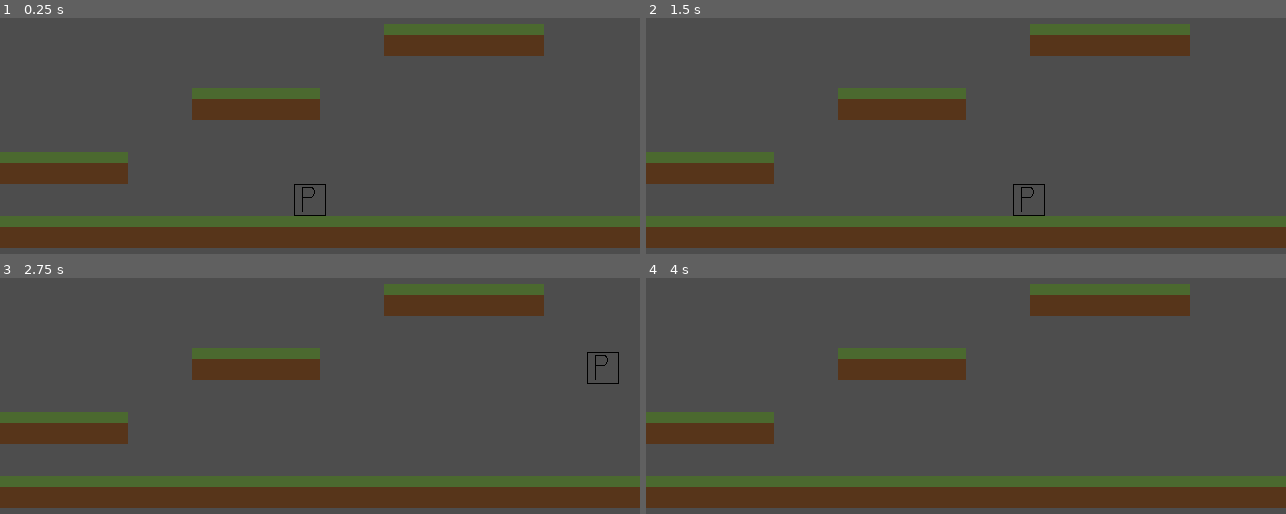
Above: before the commit, frames 1-4 (two rows, left to right).
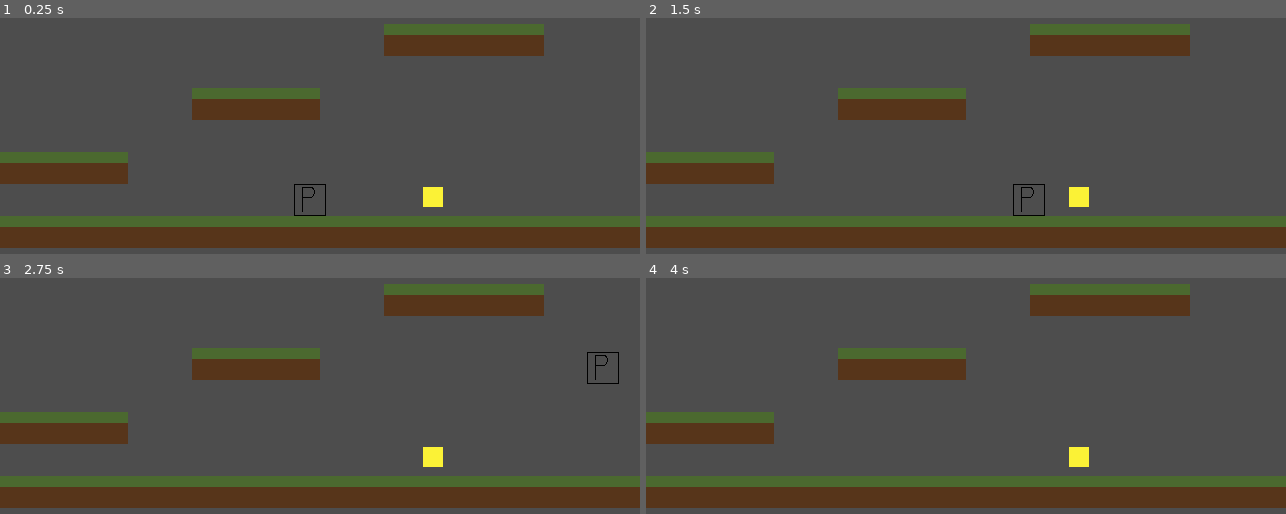
Above: after the commit, the same moments.

Repository: Kingslayer059/devlup-jam-2026
Game: Godot game, scene res://scenes/dummy/player/player_test.tscn
The game is run twice, just before and just after one commit, with the same random seed, the same clock (stepped at 60 frames per second) and the same inputs. This scene is started directly instead of the project's main scene.
Inputs:
- Up to frame 1 (0.25 s): no input
- Up to frame 2 (1.5 s): tap Enter at 0.5 s; hold A (move) 0.53-1.28 s; hold Right (move_right) from 0.53 s (still down); tap Space (jump) at 0.77, 1.07, 1.25 s; tap E (interact, bound only after the commit) at 0.8, 1.35 s
- Up to frame 3 (2.75 s): tap Space (jump) at 1.52, 1.55, 1.82 s; release Right (move_right) at 2.03 s; hold Space (jump) from 2.03 s (still down); tap A (move) at 2.3 s
- Up to frame 4 (4 s): release Space (jump) at 2.78 s; hold Right (move_right) from 2.78 s (still down); tap A (move) at 2.85 s; tap Space (jump) at 3.02, 3.32 s; tap E (interact, bound only after the commit) at 3.05, 3.6 s; tap Enter at 3.5 s; hold Space (jump) from 3.53 s (still down)

The runs differ from the first frame. In frame 1, 0.3% of the frame differs, in the area x 66-70%, y 71-81%; in frame 2, 0.3%; in frame 3, 0.3%; in frame 4, 0.3%.

Commit message:
Added Interatable and Seed Pickup

Diff:
--- /dev/null
+++ b/classes/global.gd
@@ -0,0 +1,3 @@
+extends Node
+
+signal player_carry(item: Interactable, scene: PackedScene)
--- /dev/null
+++ b/classes/interactable.gd
@@ -0,0 +1,5 @@
+class_name Interactable
+extends Area2D
+
+func interact() -> void:
+	pass
--- a/project.godot
+++ b/project.godot
@@ -14,6 +14,10 @@
 run/main_scene="uid://dcjeym8546buy"
 config/features=PackedStringArray("4.7", "GL Compatibility")
 config/icon="res://icon.svg"
+
+[autoload]
+
+Global="*uid://odyrnbpqrxkc"
 
 [debug]
 
@@ -57,11 +61,17 @@
 "events": [Object(InputEventKey,"resource_local_to_scene":false,"resource_name":"","device":-1,"window_id":0,"alt_press …(191 unchanged characters)…
 ]
 }
+interact={
+"deadzone": 0.2,
+"events": [Object(InputEventKey,"resource_local_to_scene":false,"resource_name":"","device":-1,"window_id":0,"alt_pressed":false,"shift_pressed":false,"ctrl_pressed":false,"meta_pressed":false,"pressed":false,"keycode":0,"physical_keycode":69,"key_label":0,"unicode":101,"location":0,"echo":false,"script":null)
+]
+}
 
 [layer_names]
 
 2d_physics/layer_1="Player"
 2d_physics/layer_2="Ground"
+2d_physics/layer_3="Interactable"
 
 [physics]
 
--- a/scenes/dummy/player/player_test.tscn
+++ b/scenes/dummy/player/player_test.tscn
@@ -2,6 +2,7 @@
 
 [ext_resource type="PackedScene" uid="uid://c70btmm5lk4qp" path="res://scenes/dummy/player/dummy_tileset.tscn" id="1_rn3le"]
 [ext_resource type="PackedScene" uid="uid://d2pdj71x7vy3t" path="res://scenes/player/player.tscn" id="2_i4q81"]
+[ext_resource type="PackedScene" uid="uid://ux4khvu53ltx" path="res://scenes/items/seed/seed.tscn" id="3_ue5er"]
 
 [node name="PlayerTest" type="Node2D" unique_id=67895782]
 
@@ -10,3 +11,6 @@
 
 [node name="Player" parent="." unique_id=1394662000 instance=ExtResource("2_i4q81")]
 position = Vector2(310, 279)
+
+[node name="Seed" parent="." unique_id=1744408064 instance=ExtResource("3_ue5er")]
+position = Vector2(433, 301)
--- /dev/null
+++ b/scenes/items/item.gd
@@ -0,0 +1,2 @@
+class_name Item
+extends Interactable
--- /dev/null
+++ b/scenes/items/seed/seed.gd
@@ -0,0 +1,6 @@
+extends Item
+
+@onready var seed_scene: PackedScene = preload("res://scenes/items/seed/seed.tscn")
+
+func interact() -> void:
+	Global.player_carry.emit(self, seed_scene)
--- /dev/null
+++ b/scenes/items/seed/seed.tscn
@@ -0,0 +1,18 @@
+[gd_scene format=3 uid="uid://ux4khvu53ltx"]
+
+[ext_resource type="Script" uid="uid://befe0sa32m2f2" path="res://scenes/items/seed/seed.gd" id="1_yhatw"]
+[ext_resource type="Texture2D" uid="uid://dynupeqduore5" path="res://scenes/items/seed/seed.png" id="2_8eyoe"]
+
+[sub_resource type="CircleShape2D" id="CircleShape2D_0pwdi"]
+radius = 23.0
+
+[node name="Seed" type="Area2D" unique_id=1744408064]
+collision_layer = 4
+script = ExtResource("1_yhatw")
+
+[node name="Sprite2D" type="Sprite2D" parent="." unique_id=2010974282]
+texture_filter = 1
+texture = ExtResource("2_8eyoe")
+
+[node name="CollisionShape2D" type="CollisionShape2D" parent="." unique_id=1479762793]
+shape = SubResource("CircleShape2D_0pwdi")
--- a/scenes/player/player.gd
+++ b/scenes/player/player.gd
@@ -5,8 +5,48 @@
 @export var jump_speed := 800
 @export var gravity := 60
 
+@onready var interact: Area2D = %Interact
+
+var is_carrying := false
+var direction: Vector2:
+	set(_direction):
+		direction = _direction
+		if direction != Vector2.ZERO:
+			last_direction = direction
+	get:
+		return direction
+var last_direction := Vector2.ZERO
+
+func _ready() -> void:
+	Global.player_carry.connect(on_player_carry)
+
 func _physics_process(_delta: float) -> void:
 	if !is_on_floor():
 		velocity.y += gravity
 
 	move_and_slide()
+
+	if last_direction == Vector2.RIGHT:
+		interact.position.x = abs(interact.position.x)
+	if last_direction == Vector2.LEFT:
+		interact.position.x = -abs(interact.position.x)
+
+	if Input.is_action_just_pressed("interact"):
+		var areas := interact.get_overlapping_areas()
+		if areas.size() > 0:
+			var area: Variant = areas.front()
+			if area is Interactable:
+				var interactable: Interactable = areas.front() as Interactable
+				interactable.interact()
+
+
+func on_player_carry(item: Item, scene: PackedScene) -> void:
+	if is_carrying:
+		return
+	is_carrying = true
+	item.queue_free()
+	get_node(item.get_path())
+
+	var new_item: Item = scene.instantiate()
+	add_child(new_item)
+	new_item.position = Vector2(0, -20)
--- a/scenes/player/player.tscn
+++ b/scenes/player/player.tscn
@@ -10,9 +10,13 @@
 [sub_resource type="RectangleShape2D" id="RectangleShape2D_gmlin"]
 size = Vector2(32, 32)
 
+[sub_resource type="CircleShape2D" id="CircleShape2D_q1c3b"]
+radius = 23.021729
+
 [node name="Player" type="CharacterBody2D" unique_id=1394662000]
+z_index = 1
 texture_filter = 1
-collision_mask = 2
+collision_mask = 6
 script = ExtResource("1_8afob")
 
 [node name="Sprite2D" type="Sprite2D" parent="." unique_id=203436984]
@@ -39,3 +43,11 @@
 unique_name_in_owner = true
 script = ExtResource("6_qek5x")
 player = NodePath("../..")
+
+[node name="Interact" type="Area2D" parent="." unique_id=1603593541]
+unique_name_in_owner = true
+position = Vector2(16, 0)
+collision_mask = 4
+
+[node name="CollisionShape2D" type="CollisionShape2D" parent="Interact" unique_id=1462782512]
+shape = SubResource("CircleShape2D_q1c3b")
--- a/scenes/player/states/player_jump.gd
+++ b/scenes/player/states/player_jump.gd
@@ -4,4 +4,3 @@
 
 func _physics_process(_delta: float) -> void:
 	player.velocity.y = -player.jump_speed
-	print("jump")
--- a/scenes/player/states/player_move.gd
+++ b/scenes/player/states/player_move.gd
@@ -3,11 +3,11 @@
 @export var player: Player
 
 func _physics_process(_delta: float) -> void:
-	var direction := Vector2.ZERO
+	player.direction = Vector2.ZERO
 
 	if Input.is_action_pressed("move_left"):
-		direction += Vector2.LEFT
+		player.direction += Vector2.LEFT
 	if Input.is_action_pressed("move_right"):
-		direction += Vector2.RIGHT
+		player.direction += Vector2.RIGHT
 
-	player.velocity.x = direction.x * player.speed
+	player.velocity.x = player.direction.x * player.speed
Not shown, added: classes/global.gd.uid
Not shown, added: classes/interactable.gd.uid
Not shown, added: scenes/items/item.gd.uid
Not shown, added: scenes/items/seed/seed.gd.uid
Binary file added: scenes/items/seed/seed.png
Not shown, added: scenes/items/seed/seed.png.import
